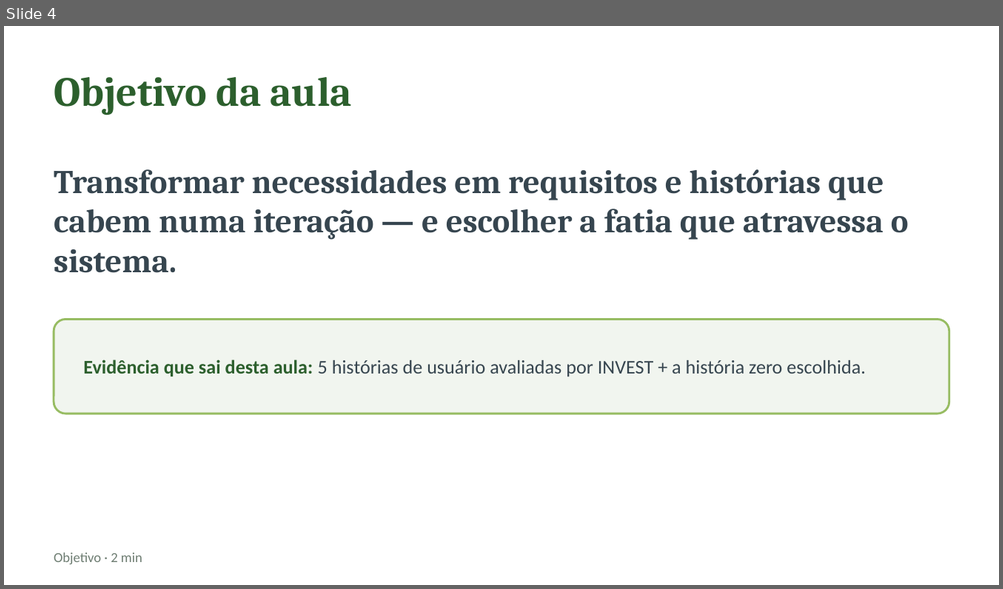
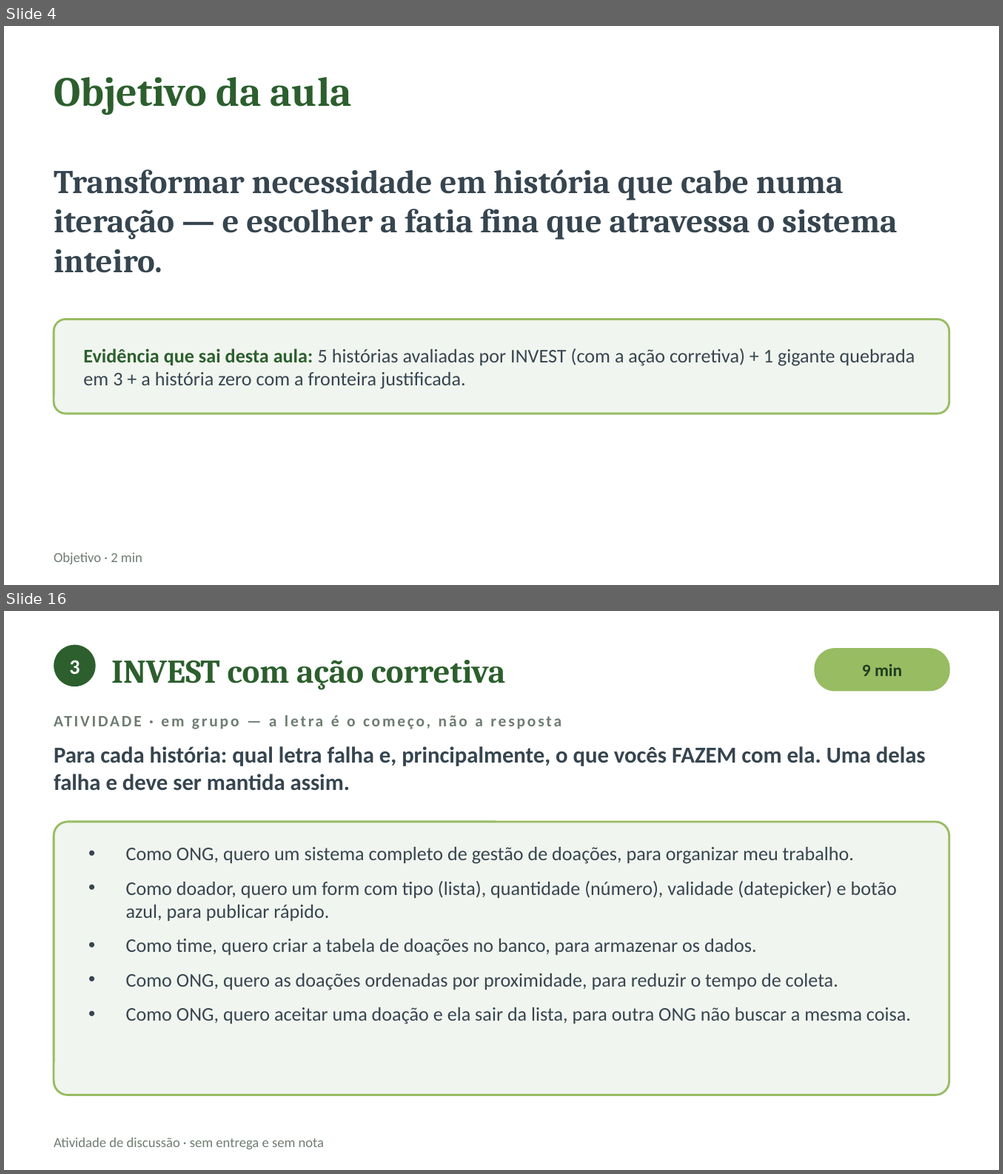
Before and after one commit to CatolicaSC-EngSoft/g1126-analise-projeto-desenvolvimento-agil-alunos, a slide deck: slides/aula-03-requisitos-historias-usuario.pptx. Shown one above the other, each under a label of ours: slide 4 before the commit, slides 4 and 16 after it; the slides between them are not shown. The pictures are 1003x589 and 1003x1174 pixels, drawn with LibreOffice and Linux fonts; fonts in the diff are those of the drawing. Boxes give left, top, right and bottom in pixels: in the first picture for what was removed or moved away, otherwise in the second. Text is boxed around its words. In the diff, an @@ line names an element or a change of style, - is before the commit and + after.

Commit message:
Aula 3: detalhamento do encontro, deck com infográficos e enunciado da atividade

```diff
--- a/slides/aula-03-requisitos-historias-usuario.pptx
+++ b/slides/aula-03-requisitos-historias-usuario.pptx
@@ slide 16 added at [4,611,999,1170], background #FFFFFF @@
@@ ellipse added at [54,645,96,686], fill #2C5F2D @@
@@ rounded rectangle added at [814,649,949,691], fill #97BC62, outline #97BC62 1 pt @@
@@ text added at [69,660,79,674], 15 pt, text #FFFFFF, bold @@
+3
@@ text added at [111,660,506,690], 24 pt, text #2C5F2D, bold @@
+INVEST com ação corretiva
@@ text added at [862,664,902,676], 12.5 pt, text #1F3D1F, bold @@
+9 min
@@ text added at [110,715,800,1021], 11.5 pt, text #6E7D72, bold @@
+ATIVIDADE · em grupo — a letra é o começo, não a resposta
@@ text added at [54,746,925,791], 16.5 pt, text #36454F, bold @@
+Para cada história: qual letra falha e, principalmente, o que vocês FAZEM com ela. Uma delas falha e deve ser mantida assim.
@@ rounded rectangle added at [54,822,949,1096], fill #F1F5EF, outline #97BC62 1.5 pt @@
@@ text added at [126,847,910,1025], 14 pt, text #36454F @@
+• Como ONG, quero um sistema completo de gestão de doações, para organizar meu trabalho.
+• Como doador, quero um form com tipo (lista), quantidade (número), validade (datepicker) e botão azul, para publicar rápido.
+• Como time, quero criar a tabela de doações no banco, para armazenar os dados.
+• Como ONG, quero as doações ordenadas por proximidade, para reduzir o tempo de coleta.
+• Como ONG, quero aceitar uma doação e ela sair da lista, para outra ONG não buscar a mesma coisa.
@@ text added at [54,1138,324,1150], 10 pt, text #6E7D72 @@
+Atividade de discussão · sem entrega e sem nota
@@ slide 4 changed as well @@
@@ text at [54,170,897,273]: text changed @@
-Transformar necessidades em requisitos e histórias que cabem numa iteração — e escolher a fatia que atravessa o sistema.
+Transformar necessidade em história que cabe numa iteração — e escolher a fatia fina que atravessa o sistema inteiro.
@@ text at [83,349,915,389]: text changed @@
-Evidência que sai desta aula: 5 histórias de usuário avaliadas por INVEST + a história zero escolhida.
+Evidência que sai desta aula: 5 histórias avaliadas por INVEST (com a ação corretiva) + 1 gigante quebrada em 3 + a história zero com a fronteira justificada.
```
Also in this commit, not shown: 11 other slides changed, 16 other slides added, 3 slides removed, 2 other files.
